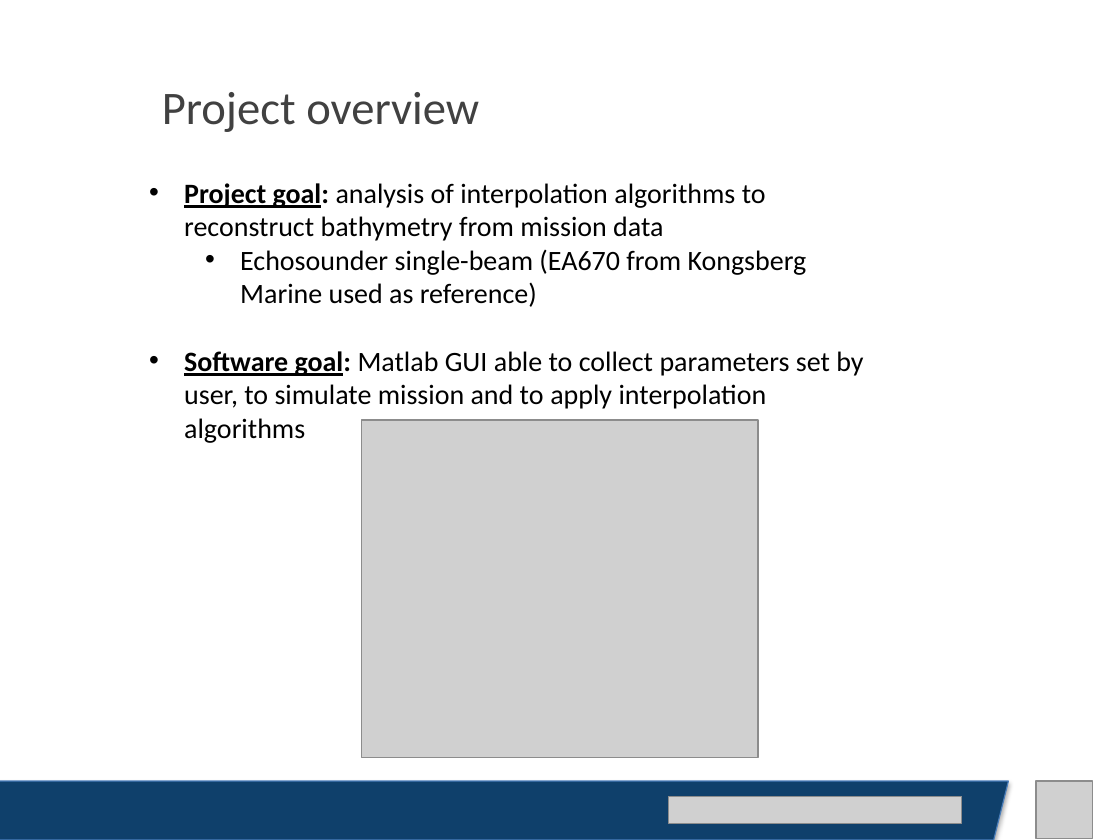
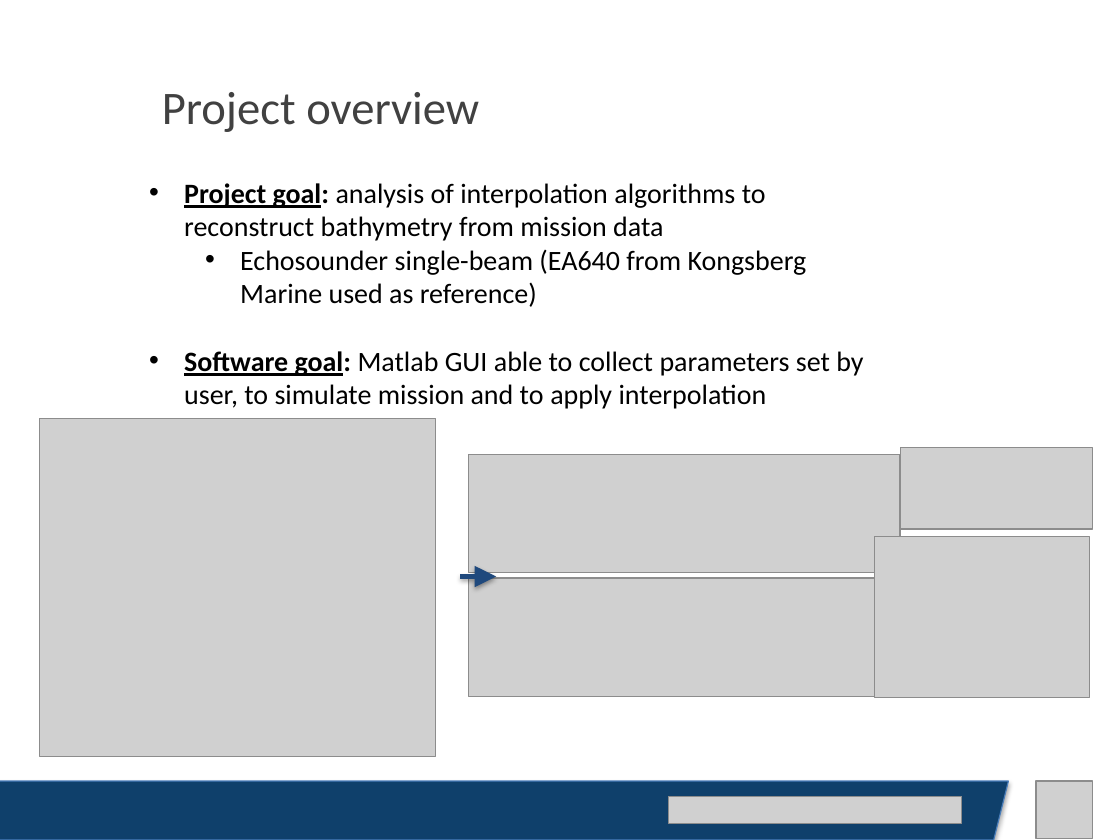
Before and after one commit to alessiaguida/Bathymetry, a slide deck: slide 2 of storage/slides/presentazione 07-06-19.pptx. Drawn at 1120x840 pixels with LibreOffice and Linux fonts; fonts in the diff are those of the drawing; grey boxes stand for pictures. Boxes give left, top, right and bottom in pixels: in the first picture for what was removed or moved away, otherwise in the second. Text is boxed around its words. In the diff, an @@ line names an element or a change of style, - is before the commit and + after.

Commit message:
Presentazione aggiornata

```diff
--- a/storage/slides/presentazione 07-06-19.pptx
+++ b/storage/slides/presentazione 07-06-19.pptx
@@ text at (x1=240, y1=250, x2=807, y2=307): text changed @@
-  • Echosounder single-beam (EA670 from Kongsberg Marine used as reference)
+  • Echosounder single-beam (EA640 from Kongsberg Marine used as reference)
@@ picture moved from (x1=362, y1=420, x2=758, y2=757) to (x1=39, y1=419, x2=436, y2=756) @@
@@ picture added at (x1=900, y1=448, x2=1092, y2=530) @@
@@ picture added at (x1=468, y1=454, x2=900, y2=572) @@
@@ picture added at (x1=875, y1=536, x2=1089, y2=698) @@
@@ arrow added from (460, 577) to (496, 577), #1F497D 2.75 pt @@
@@ picture added at (x1=468, y1=578, x2=900, y2=697) @@
```
Also in this commit, not shown: 5 other files.
